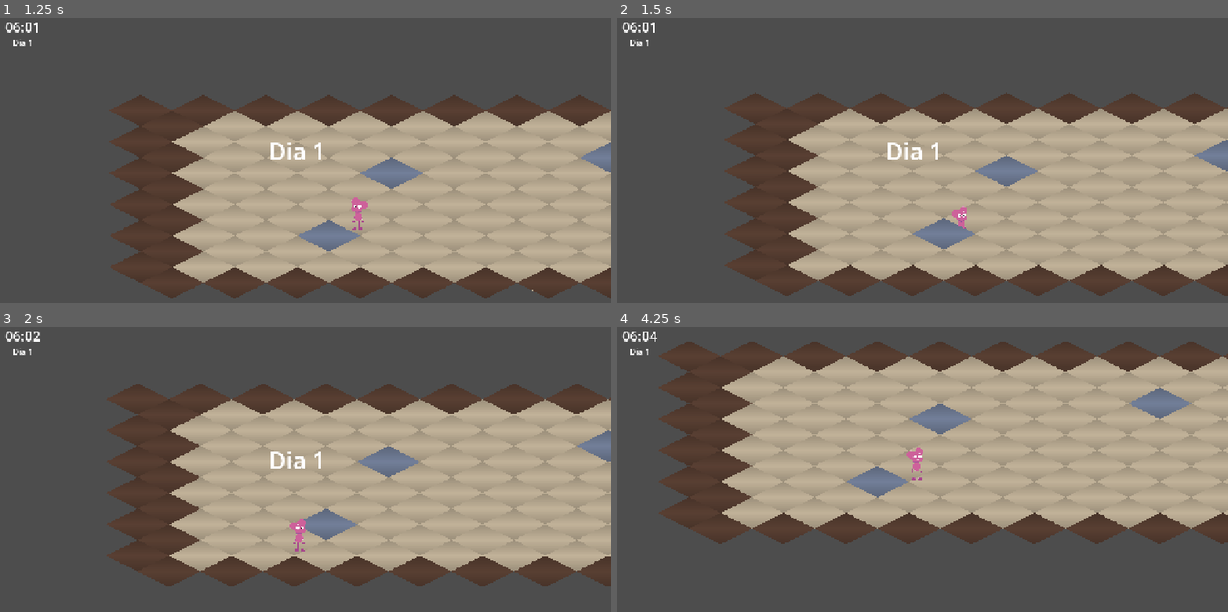
Above: before the commit, frames 1-4 (two rows, left to right).
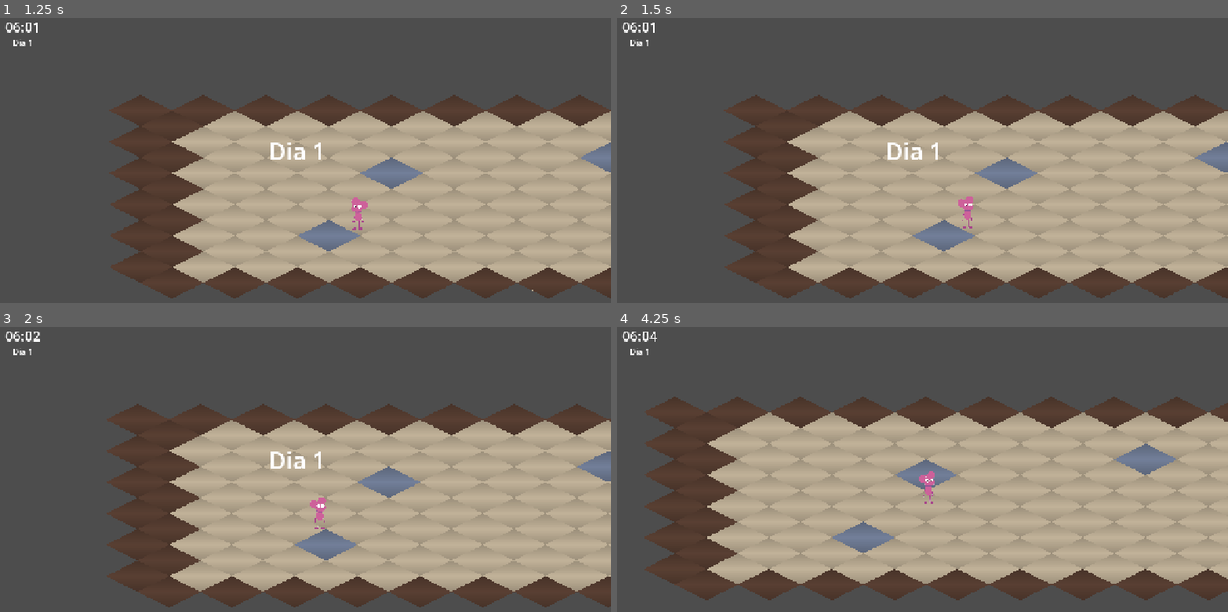
Above: after the commit, the same moments.

Repository: tech646/game-project
Game: Godot game, scene res://scenes/main/Main.tscn
The game is run twice, just before and just after one commit, with the same random seed, the same clock (stepped at 60 frames per second) and the same inputs.
Inputs:
- Up to frame 1 (1.25 s): tap Enter at 0.5 s; hold Right (move_right) from 0.53 s (still down)
- Up to frame 2 (1.5 s): release Right (move_right) at 1.28 s; hold Down (move_down) from 1.28 s (still down)
- Up to frame 3 (2 s): keep holding Down (move_down)
- Up to frame 4 (4.25 s): release Down (move_down) at 2.03 s; hold Right (move_right) 2.03-2.78 s; hold Up (move_up) 2.78-3.53 s; hold Left (move_left) from 3.53 s (still down)

Frame 1 is identical in both runs. In frame 2, 4.7% of the frame differs, in the area x 17-100%, y 26-99%; in frame 3, 27%; in frame 4, 49%, in the area x 4-100%, y 5-96%.

Commit message:
fix(tiles): fix collision polygon ordering in TileSetFactory
add_source before setting collision polygons so physics layer
is available on TileData. Fixes "out of bounds" error.

Co-Authored-By: Claude Opus 4.6 (1M context) <noreply@anthropic.com>

Diff:
--- a/scripts/tools/TileSetFactory.gd
+++ b/scripts/tools/TileSetFactory.gd
@@ -9,7 +9,7 @@
 	tileset.tile_shape = TileSet.TILE_SHAPE_ISOMETRIC
 	tileset.tile_size = Vector2i(128, 64)
 
-	# Physics layer for wall collision
+	# Physics layer for wall collision — must be added BEFORE creating tiles
 	tileset.add_physics_layer()
 	tileset.set_physics_layer_collision_layer(0, 1)
 
@@ -31,26 +31,25 @@
 	source.texture = texture
 	source.texture_region_size = Vector2i(tile_w, tile_h)
 
-	# Floor tile (0,0) — no collision
-	source.create_tile(Vector2i(0, 0))
+	# Add source to tileset FIRST so physics layers are available to TileData
+	source.create_tile(Vector2i(0, 0))  # Floor
+	source.create_tile(Vector2i(1, 0))  # Wall
+	source.create_tile(Vector2i(2, 0))  # Furniture
+	tileset.add_source(source)
 
-	# Wall tile (1,0) — with collision
-	source.create_tile(Vector2i(1, 0))
+	# Now set collision polygons (physics layer 0 exists on TileData after add_source)
+	var collision_polygon := PackedVector2Array([
+		Vector2(-64, 0), Vector2(0, -32), Vector2(64, 0), Vector2(0, 32)
+	])
+
 	var wall_data: TileData = source.get_tile_data(Vector2i(1, 0), 0)
 	wall_data.add_collision_polygon(0)
-	wall_data.set_collision_polygon_points(0, 0, PackedVector2Array([
-		Vector2(-64, 0), Vector2(0, -32), Vector2(64, 0), Vector2(0, 32)
-	]))
+	wall_data.set_collision_polygon_points(0, 0, collision_polygon)
 
-	# Furniture tile (2,0) — with collision
-	source.create_tile(Vector2i(2, 0))
 	var furn_data: TileData = source.get_tile_data(Vector2i(2, 0), 0)
 	furn_data.add_collision_polygon(0)
-	furn_data.set_collision_polygon_points(0, 0, PackedVector2Array([
-		Vector2(-64, 0), Vector2(0, -32), Vector2(64, 0), Vector2(0, 32)
-	]))
+	furn_data.set_collision_polygon_points(0, 0, collision_polygon)
 
-	tileset.add_source(source)
 	return tileset
 
 
